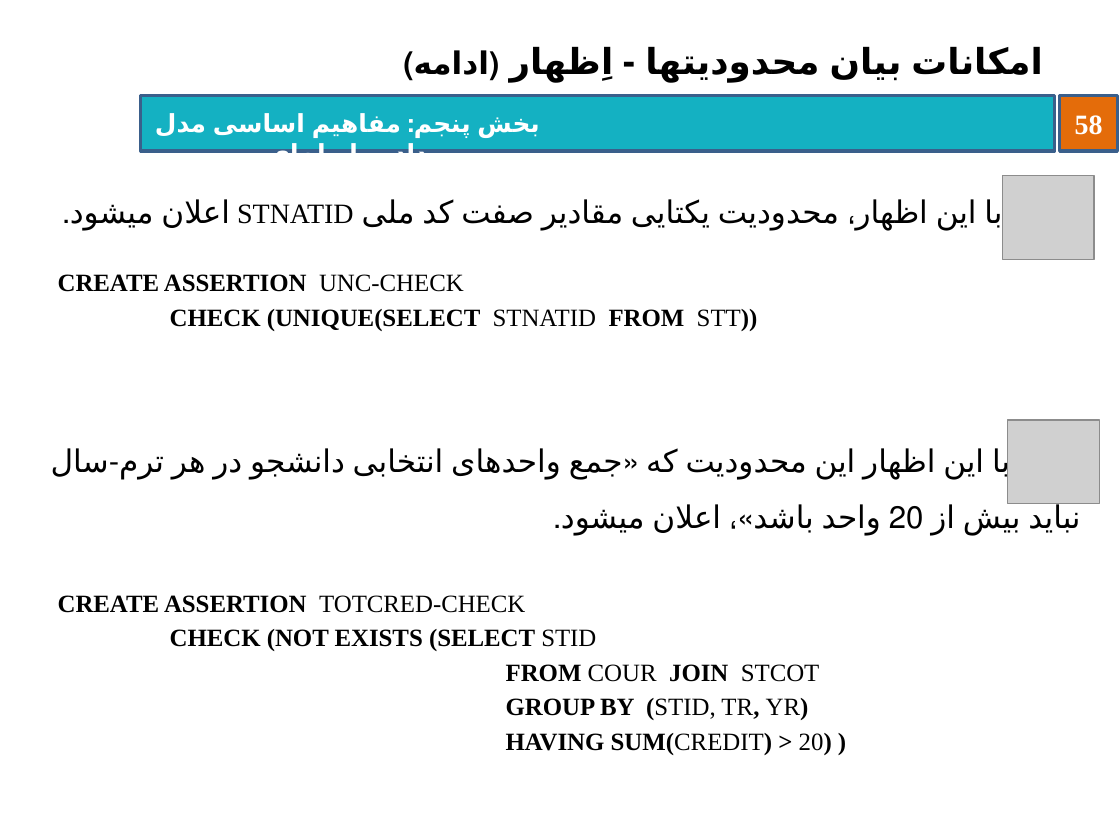
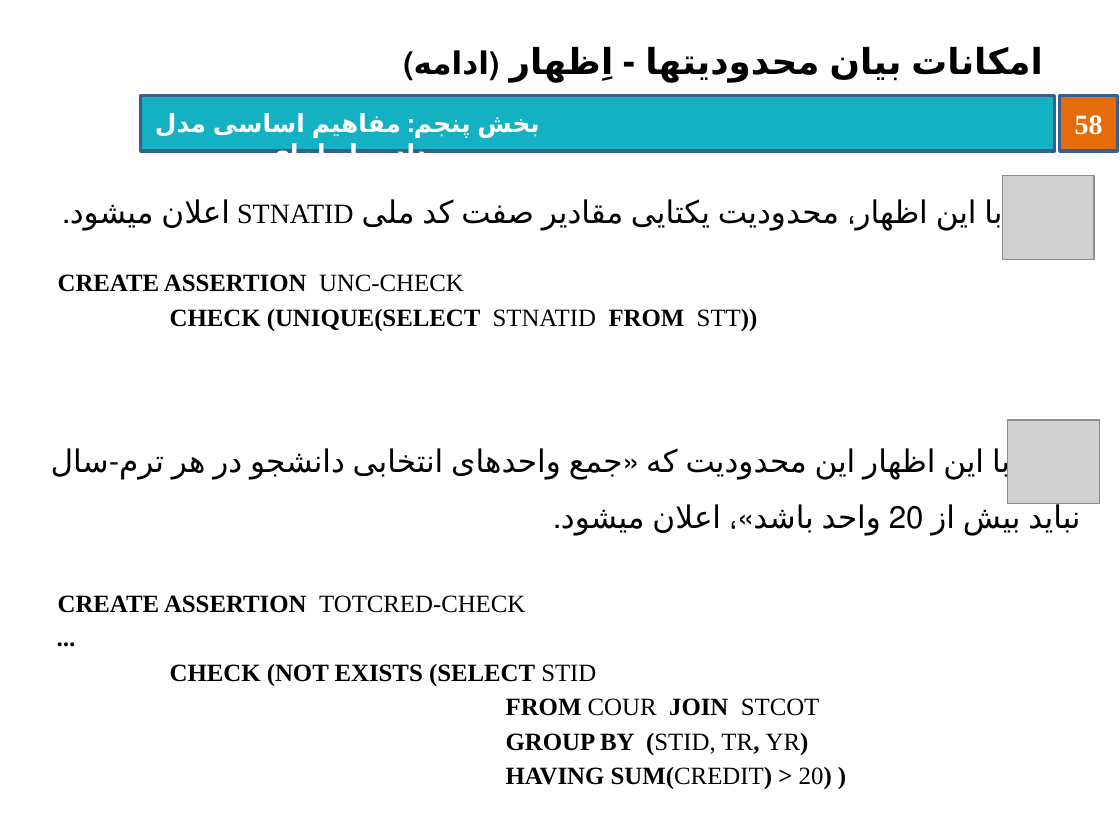
Before and after one commit to behnamhatami/DB-Slides, a slide deck: slide 58 of 5-DB-Relation.pptx. Drawn at 1120x840 pixels with LibreOffice and Linux fonts; fonts in the diff are those of the drawing; grey boxes stand for pictures; background and template pictures are left out. Boxes give left, top, right and bottom in pixels: in the first picture for what was removed or moved away, otherwise in the second. Text is boxed around its words. In the diff, an @@ line names an element or a change of style, - is before the commit and + after.

```diff
--- a/5-DB-Relation.pptx
+++ b/5-DB-Relation.pptx
@@ text at (x1=58, y1=595, x2=832, y2=789): paragraph added @@
+...
```
Also in this commit, not shown: 25 other slides changed.
